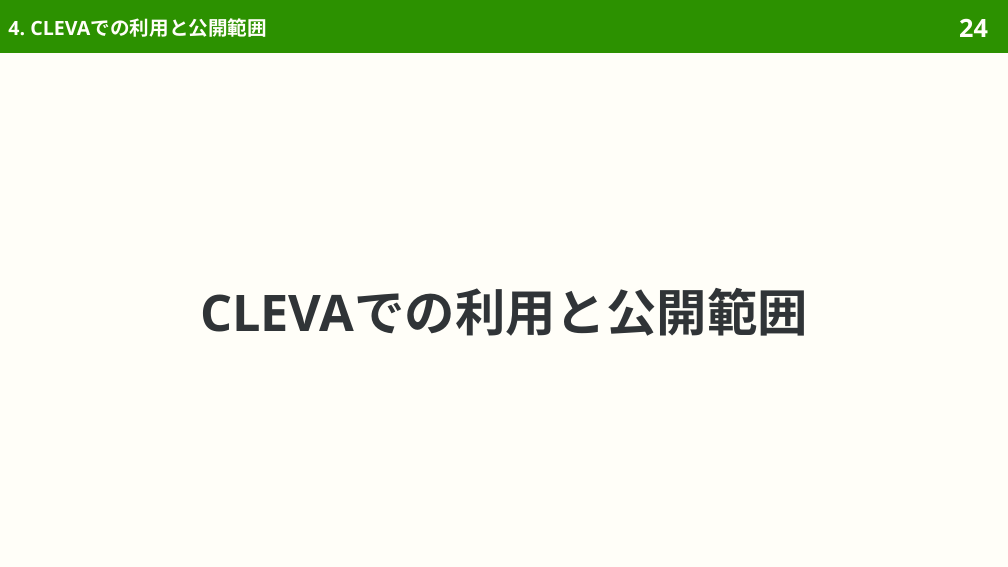
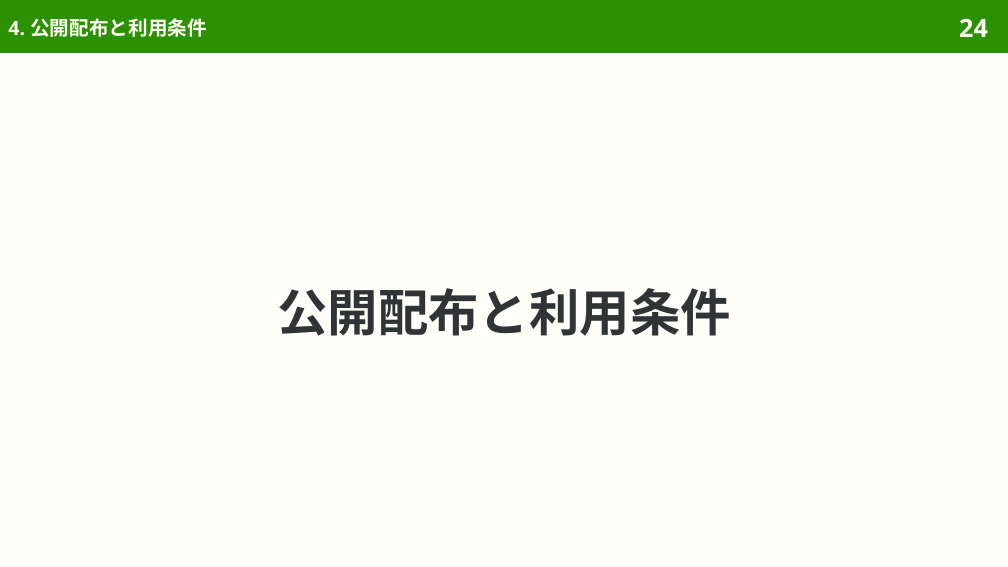
Before and after one commit to sasakiy84/datasets-in-10-minutes, a slide deck: slide 24 of slides/datasets-in-10-minutes-bustm.pptx. Drawn at 1008x567 pixels with LibreOffice and Linux fonts; fonts in the diff are those of the drawing. Boxes give left, top, right and bottom in pixels: in the first picture for what was removed or moved away, otherwise in the second. Text is boxed around its words. In the diff, an @@ line names an element or a change of style, - is before the commit and + after.

```diff
--- a/slides/datasets-in-10-minutes-bustm.pptx
+++ b/slides/datasets-in-10-minutes-bustm.pptx
@@ title at bbox=[8, 18, 207, 37]: text changed @@
-4. CLEVAでの利用と公開範囲
+4. 公開配布と利用条件
@@ title at bbox=[277, 288, 731, 336]: text changed @@
-CLEVAでの利用と公開範囲
+公開配布と利用条件
```
Also in this commit, not shown: 8 other slides changed, 2 slides removed, 47 other files.
